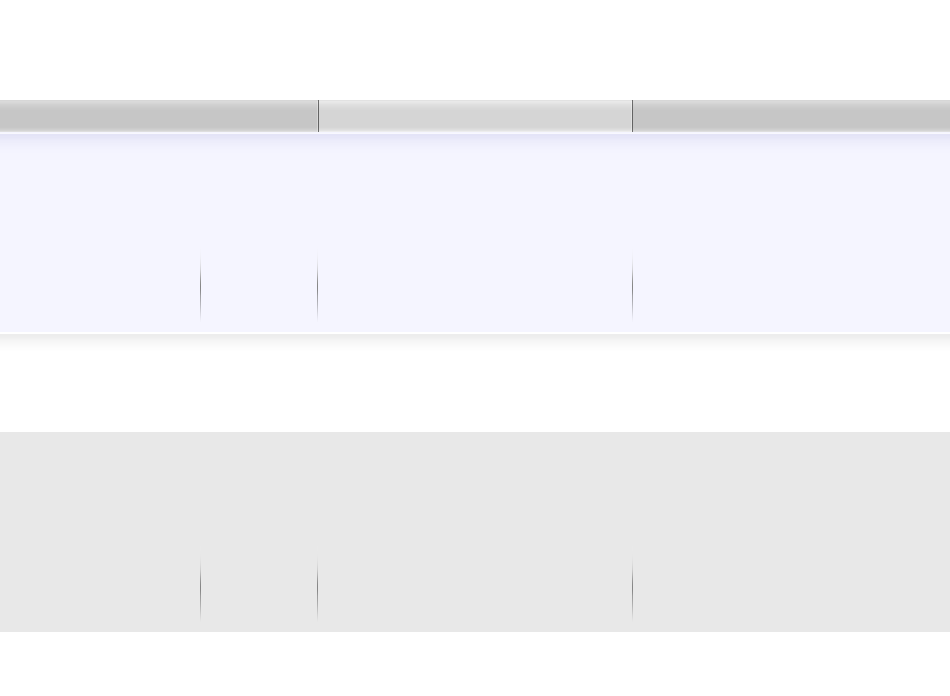
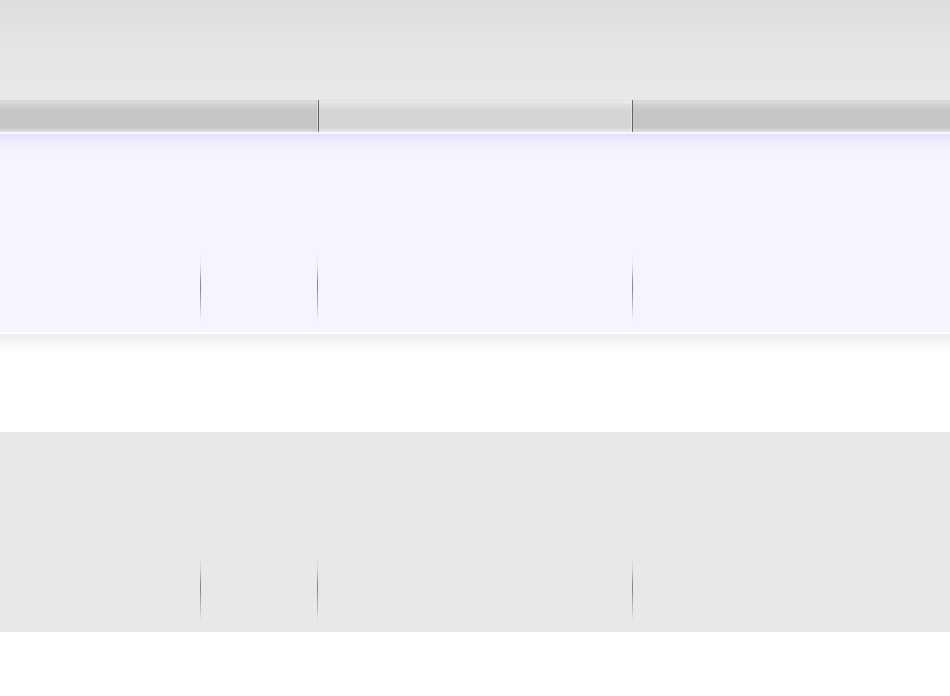
Before/after of a 950 × 696 layered artwork. What changed in the layer stack:
painted on "header" over (0, 0, 950, 100)
